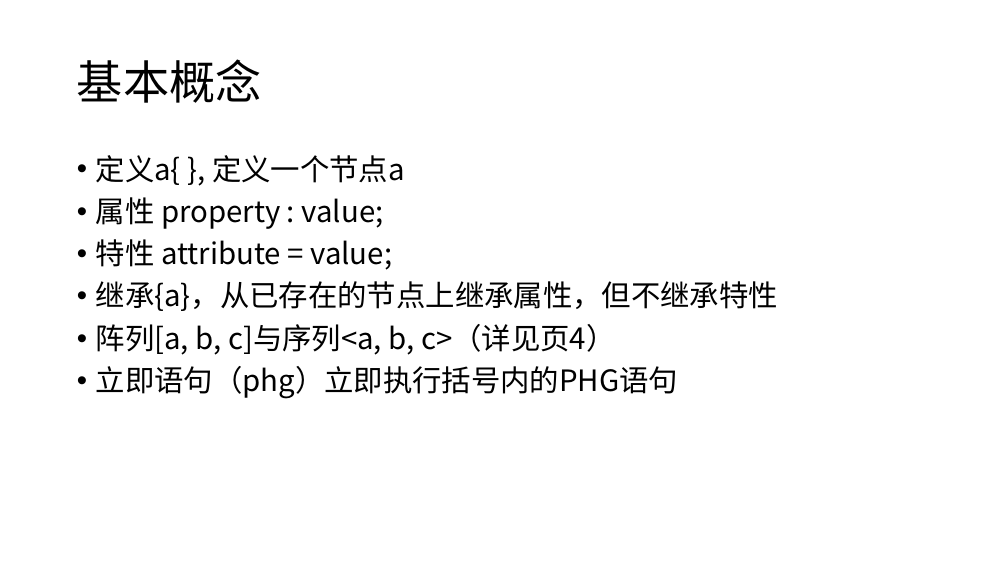
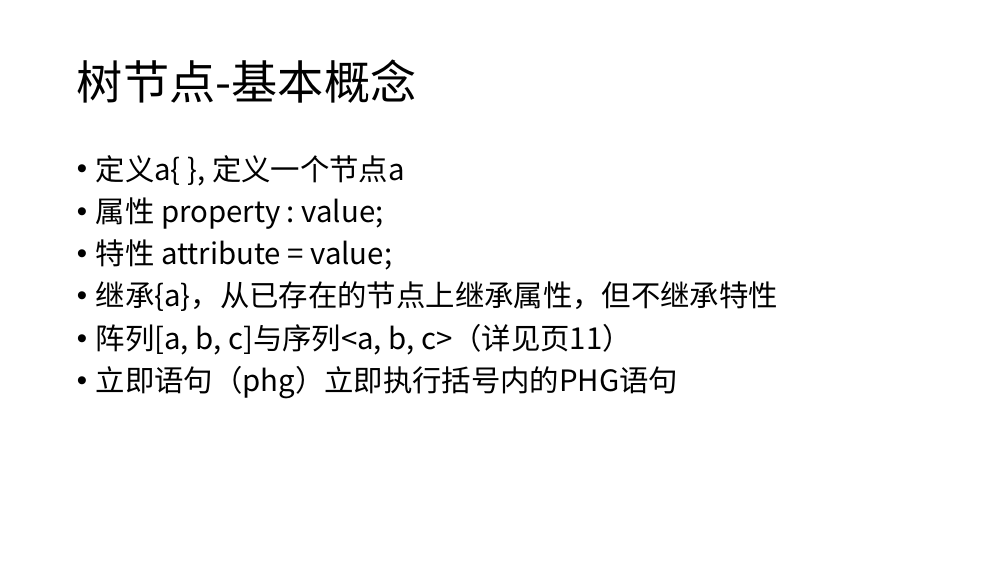
Before and after one commit to panguojun/.PHG., a slide deck: slide 7 of PHG语法手册.pptx (slide 3 before the commit). Drawn at 1008x567 pixels with LibreOffice and Linux fonts; fonts in the diff are those of the drawing. Boxes give left, top, right and bottom in pixels: in the first picture for what was removed or moved away, otherwise in the second. Text is boxed around its words. In the diff, an @@ line names an element or a change of style, - is before the commit and + after.

```diff
--- a/PHG语法手册.pptx
+++ b/PHG语法手册.pptx
@@ title at (x1=77, y1=59, x2=417, y2=103): text changed @@
-基本概念
+树节点-基本概念
@@ text at (x1=96, y1=324, x2=632, y2=355): text changed @@
-• 阵列[a, b, c]与序列<a, b, c>（详见页4）
+• 阵列[a, b, c]与序列<a, b, c>（详见页11）
```
Also in this commit, not shown: 3 other slides changed, 2 slides removed.
